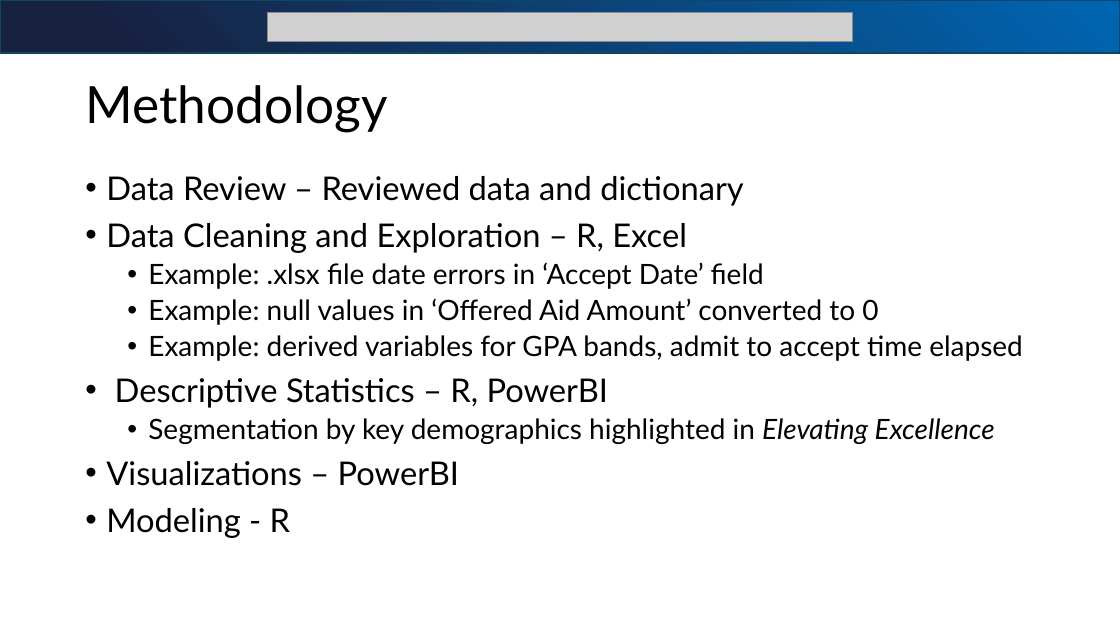
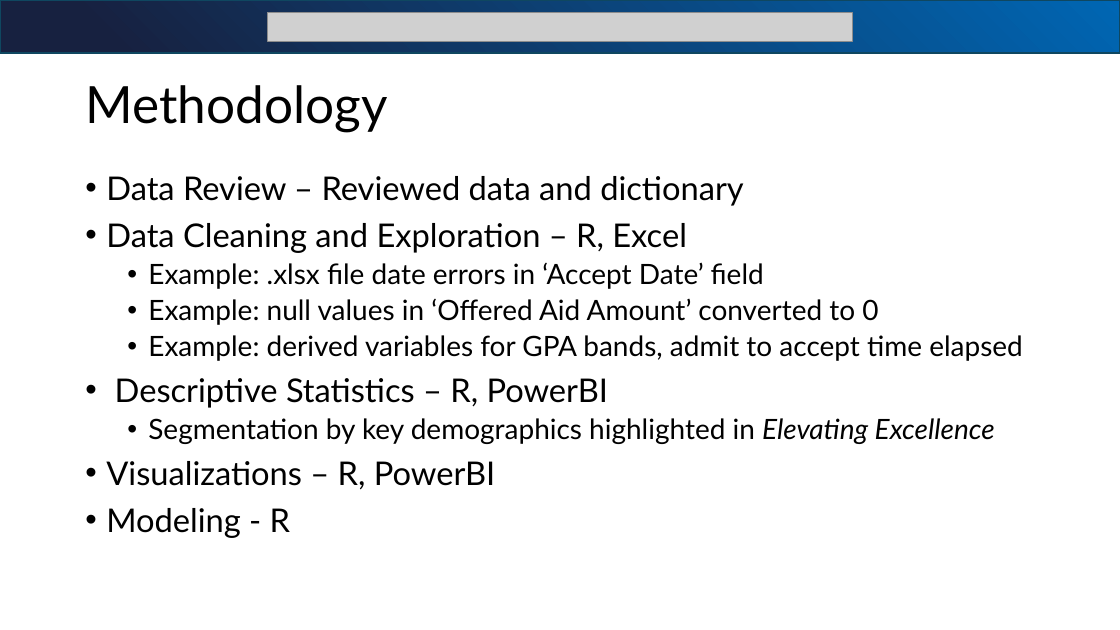
Before and after one commit to bjjefferies/bia_sr_sem_presentation, a slide deck: slide 3 of BIA_SEM_Presentation.pptx (slide 4 before the commit). Drawn at 1120x630 pixels with LibreOffice and Linux fonts; fonts in the diff are those of the drawing; grey boxes stand for pictures. Boxes give left, top, right and bottom in pixels: in the first picture for what was removed or moved away, otherwise in the second. Text is boxed around its words. In the diff, an @@ line names an element or a change of style, - is before the commit and + after.

```diff
--- a/BIA_SEM_Presentation.pptx
+++ b/BIA_SEM_Presentation.pptx
@@ text at [106, 461, 495, 490]: text changed @@
-• Visualizations – PowerBI
+• Visualizations – R, PowerBI
```
Also in this commit, not shown: 1 other slide changed, 9 slides added, 1 slide removed, 8 other files.
